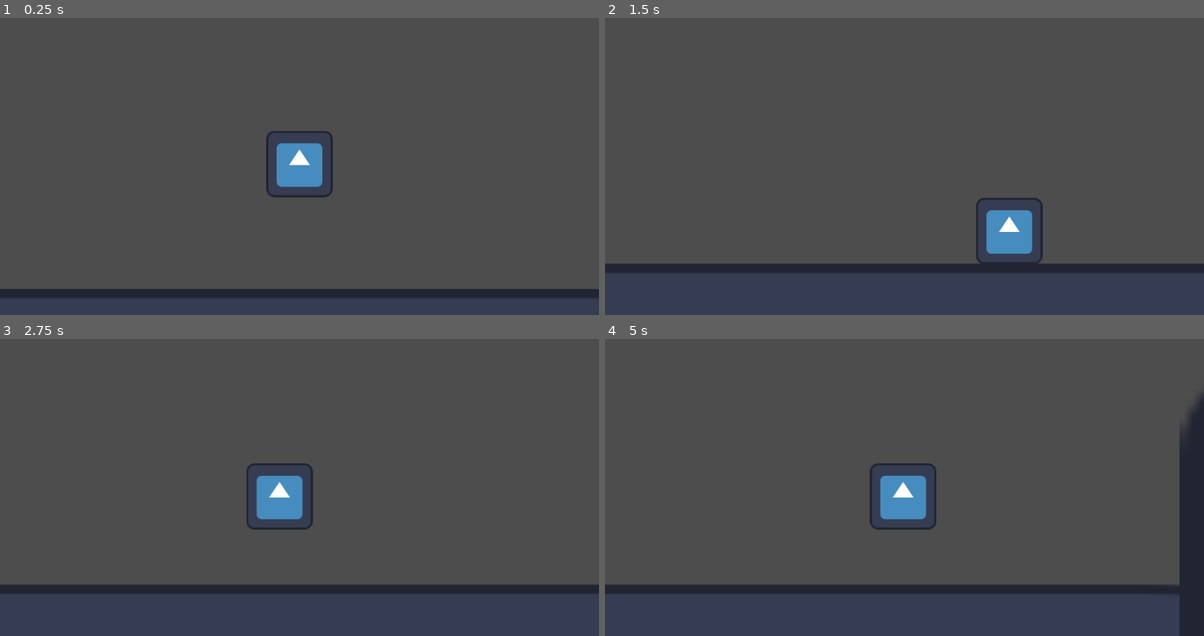
Above: before the commit, frames 1-4 (two rows, left to right).
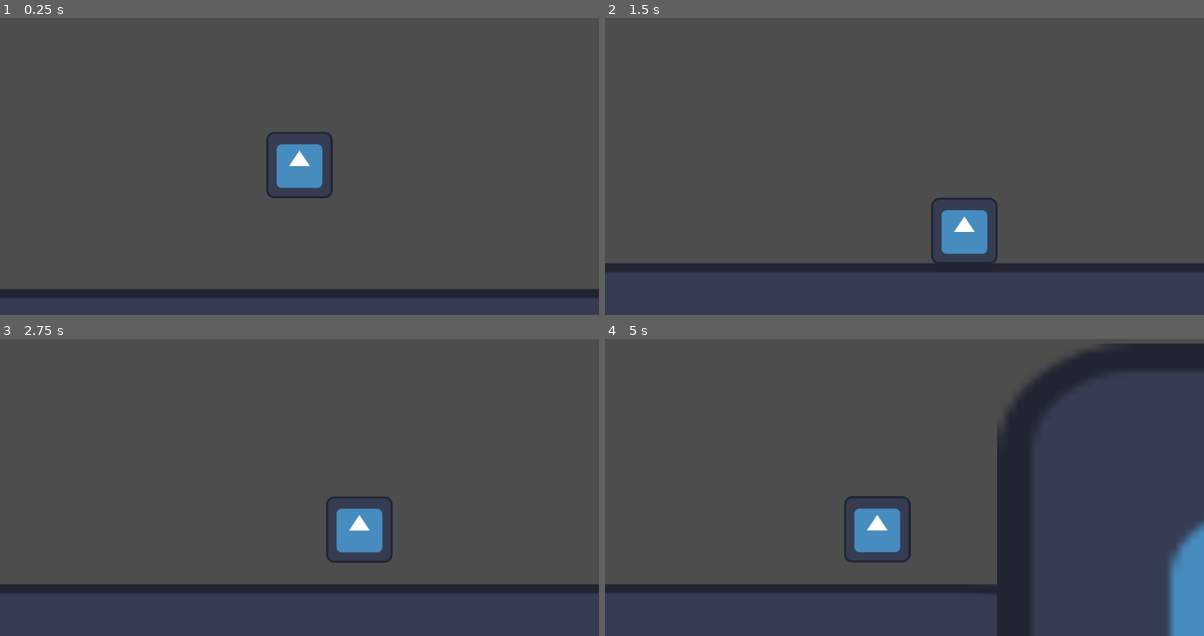
Above: after the commit, the same moments.

Repository: NxKuma/ISCS_Platformer
Game: Godot game, scene res://Scene/Main.tscn
Two runs of this game, one before a commit and one after it. Both use one fixed random seed, a clock stepped at 60 frames per second and the inputs below. The engine's default icon, where the game draws it, is replaced by a stand-in: a white triangle on a blue panel in a dark square.
Inputs:
- Up to frame 1 (0.25 s): no input
- Up to frame 2 (1.5 s): hold Shift (Run) 0.53-1.28 s; hold D (Right) from 0.53 s (still down); tap Shift (Run) at 1.35 s
- Up to frame 3 (2.75 s): tap Enter at 2 s; release D (Right) at 2.03 s; hold A (Left) from 2.03 s (still down); hold Shift (Run) from 2.03 s (still down); tap Space (Space) at 2.1 s
- Up to frame 4 (5 s): release A (Left) at 2.78 s; release Shift (Run) at 2.78 s; hold D (Right) 2.78-4.28 s; tap Shift (Run) at 2.85, 4.55 s; hold Shift (Run) 3.53-4.28 s; hold A (Left) from 4.28 s (still down); tap Space (Space) at 4.35 s

The runs differ from the first frame. In frame 1, 0.2% of the frame differs, in the area x 44-56%, y 38-61%; in frame 2, 2.6%; in frame 3, 2.9%; in frame 4, 15%, in the area x 39-100%, y 1-100%.

Commit message:
Added Gravity Modifier

Diff:
--- a/Scene/Character.tscn
+++ b/Scene/Character.tscn
@@ -3,28 +3,31 @@
 [ext_resource type="Texture2D" uid="uid://5oontj5cffwx" path="res://icon.svg" id="1_6xw8v"]
 [ext_resource type="Script" path="res://Scripts/Player.gd" id="1_vpxau"]
 
-[sub_resource type="CapsuleShape2D" id="CapsuleShape2D_r356s"]
+[sub_resource type="RectangleShape2D" id="RectangleShape2D_uqchl"]
+size = Vector2(20.1499, 29.4743)
 
 [node name="Player" type="CharacterBody2D"]
 platform_floor_layers = 4294901761
 platform_wall_layers = 32
 script = ExtResource("1_vpxau")
-run_speed = 700
-jump_velocity = -800.0
+walk_speed = 120
+run_speed = 40
+jump_velocity = -650.0
+gravity_level = 1.065
+deccelerate = 0.08
 
 [node name="Sprite2D" type="Sprite2D" parent="."]
 texture = ExtResource("1_6xw8v")
 
 [node name="CollisionShape2D" type="CollisionShape2D" parent="."]
+position = Vector2(0.499998, 1.90735e-06)
 scale = Vector2(6.2035, 4.20706)
-shape = SubResource("CapsuleShape2D_r356s")
+shape = SubResource("RectangleShape2D_uqchl")
 
 [node name="Camera2D" type="Camera2D" parent="."]
 position_smoothing_speed = 300.0
 drag_horizontal_enabled = true
 drag_vertical_enabled = true
-drag_left_margin = 0.35
-drag_right_margin = 0.35
 drag_bottom_margin = 0.5
 editor_draw_limits = true
 editor_draw_drag_margin = true
--- a/Scene/Main.tscn
+++ b/Scene/Main.tscn
@@ -20,6 +20,18 @@
 scale = Vector2(0.589419, 3.05546)
 texture = ExtResource("1_fdxyj")
 
+[node name="Icon2" type="Sprite2D" parent="Icon"]
+modulate = Color(0.239216, 1, 0.2, 1)
+position = Vector2(-66.7887, -123.306)
+scale = Vector2(0.466758, 0.17906)
+texture = ExtResource("1_fdxyj")
+
+[node name="Icon3" type="Sprite2D" parent="Icon"]
+modulate = Color(1, 0.0705882, 0.0705882, 1)
+position = Vector2(-76.1788, -192.916)
+scale = Vector2(0.466758, 0.17906)
+texture = ExtResource("1_fdxyj")
+
 [node name="StaticBody2D" type="StaticBody2D" parent="."]
 position = Vector2(593, 530)
 collision_layer = 33
@@ -34,5 +46,16 @@
 scale = Vector2(18.2996, 7.52492)
 shape = SubResource("RectangleShape2D_brri7")
 
+[node name="CollisionShape2D3" type="CollisionShape2D" parent="StaticBody2D"]
+position = Vector2(-1887, -266)
+scale = Vector2(14.7036, 0.36414)
+shape = SubResource("RectangleShape2D_brri7")
+one_way_collision = true
+
+[node name="CollisionShape2D4" type="CollisionShape2D" parent="StaticBody2D"]
+position = Vector2(-2172, -566)
+scale = Vector2(14.7036, 0.36414)
+shape = SubResource("RectangleShape2D_brri7")
+
 [node name="Player" parent="." instance=ExtResource("1_vs660")]
 position = Vector2(595, 256)
--- a/Scripts/Player.gd
+++ b/Scripts/Player.gd
@@ -6,13 +6,19 @@
 @export var walk_speed: int = 350
 @export var run_speed: int = 500
 @export var jump_velocity: float = -600.0
+@export_range(1,2) var gravity_level: float = 1
 @export_range(0,1) var jump_deccelerate: float = 0.5
 @export_range(0,1) var deccelerate: float = 0.1
 @export_range(0,1) var accelerate: float = 0.1
 
 var jump_left: int = 2
 
+func _ready():
+	gravity *= gravity_level
+
 func _physics_process(delta):
+
+
 	# Add the gravity.
 	if not is_on_floor():
 		velocity.y += gravity * delta
@@ -33,12 +39,12 @@
 	#Handle Running
 	var speed:int
 	var speed_limit:int
-	if Input.is_action_pressed("Run") and is_on_floor():
+	if Input.is_action_pressed("Run"):
 		speed = run_speed
 		speed_limit = 600
 	else:
 		speed = walk_speed
-		speed_limit = 300
+		speed_limit = 480
 
 	# Get the input direction and handle the movement/deceleration.
 	# As good practice, you should replace UI actions with custom gameplay actions.
@@ -51,25 +57,16 @@
 		#velocity.x = move_toward(velocity.x, 0, speed*deccelerate)
 #-----------------------------------------------------------------------------------------------
 	#Preserved Momentum
-
 	if Input.is_action_pressed("Left"):
 		if velocity.x > -speed_limit:
-			velocity.x += direction * speed
-		else:
-			velocity.x = -speed_limit
+			velocity.x += direction * speed *accelerate
 	elif Input.is_action_pressed("Right"):
 		if velocity.x < speed_limit:
-			velocity.x += direction * speed
-		else:
-			velocity.x = speed_limit
+			velocity.x += direction * speed *accelerate
 
+	else:
+		velocity.x = move_toward(velocity.x, 0, speed*deccelerate)
 
-	#if direction:
-		##velocity.x = move_toward(velocity.x, direction * speed, speed * accelerate)
-		#if velocity.x <= speed_limit and velocity.x >= -speed_limit:
-			#velocity.x += direction * speed
-	else:
-		if is_on_floor():
-			velocity.x = move_toward(velocity.x, 0, speed*deccelerate)
-	print(velocity.x)
+	#print(velocity.x)
+	print(jump_velocity)
 	move_and_slide()
